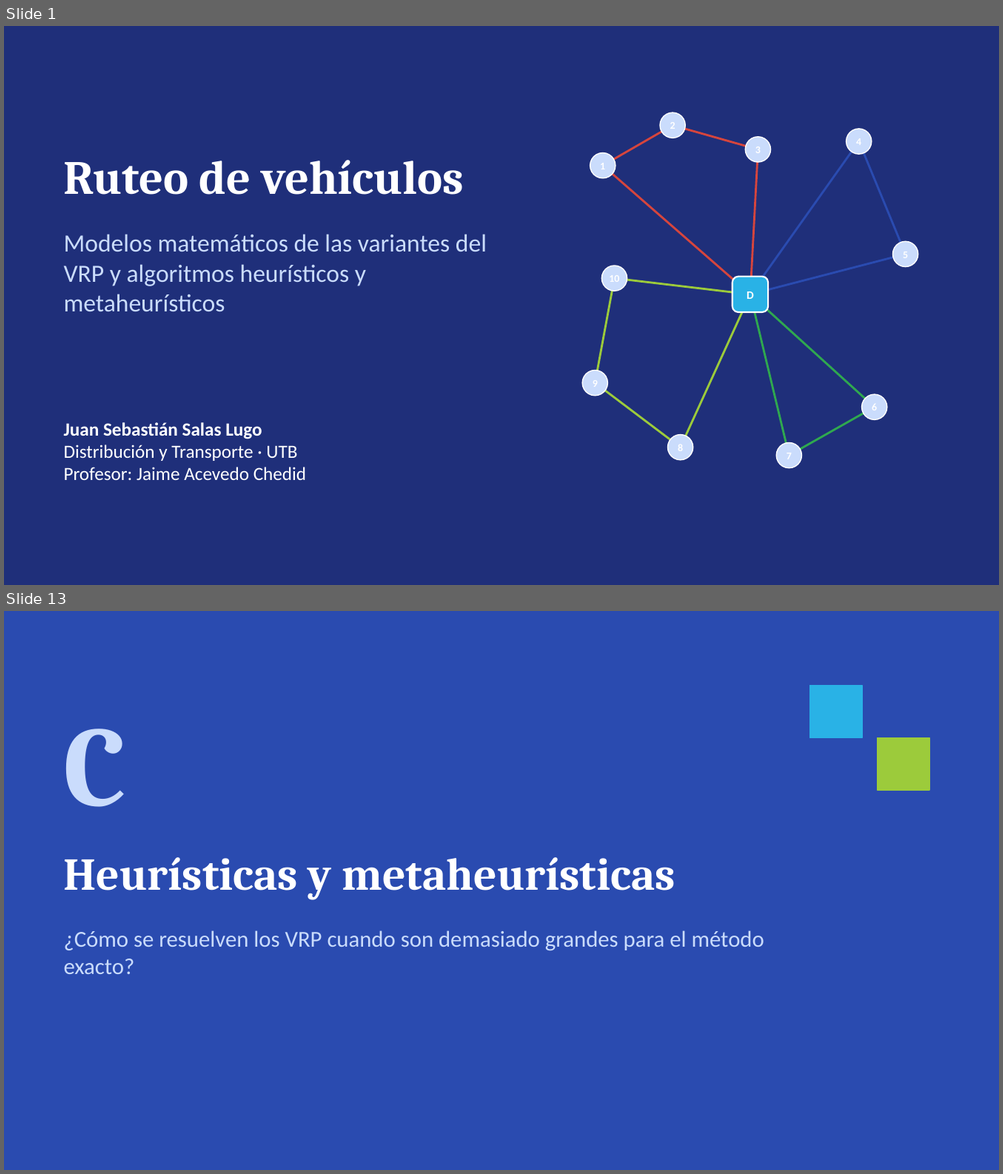
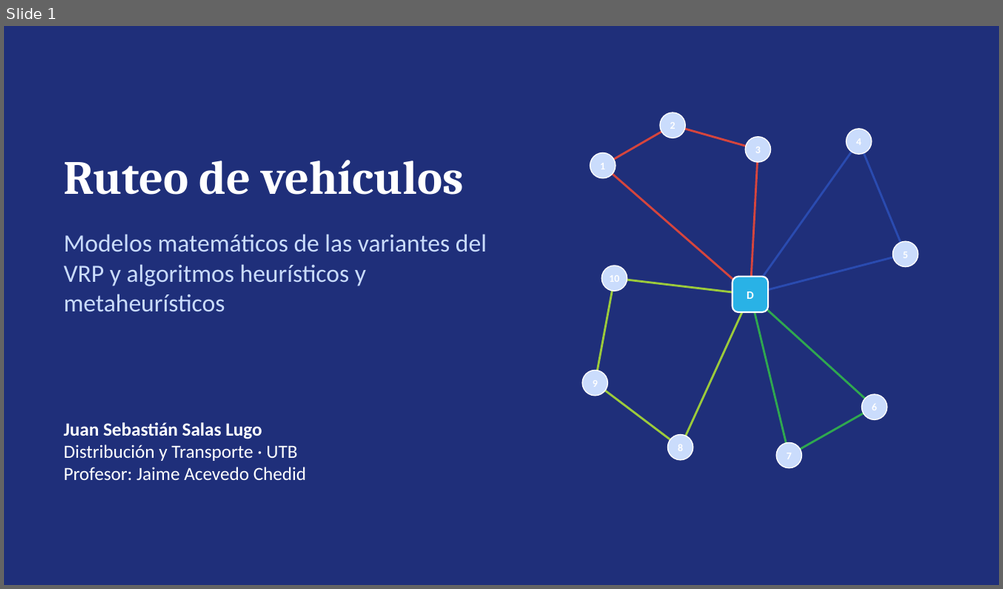
Before and after one commit to sebastianslg/grafosapp, a slide deck: Exposicion_Ruteo_de_Vehiculos.pptx. Shown one above the other, each under a label of ours: slides 1 and 13 before the commit, slide 1 after it; the slides between them are not shown. The pictures are 1003x1174 and 1003x589 pixels, drawn with LibreOffice and Linux fonts; fonts in the diff are those of the drawing. Boxes give left, top, right and bottom in pixels: in the first picture for what was removed or moved away, otherwise in the second. Text is boxed around its words. In the diff, an @@ line names an element or a change of style, - is before the commit and + after.

```diff
--- a/Exposicion_Ruteo_de_Vehiculos.pptx
+++ b/Exposicion_Ruteo_de_Vehiculos.pptx
@@ slide 13 removed at box(4, 611, 999, 1170), background #2A4BB0 @@
@@ rectangle removed at box(810, 686, 862, 738) @@
@@ text removed at box(64, 729, 127, 807) @@
-C
@@ rectangle removed at box(877, 738, 929, 790) @@
@@ text removed at box(64, 857, 674, 900) @@
-Heurísticas y metaheurísticas
@@ text removed at box(64, 931, 764, 974) @@
-¿Cómo se resuelven los VRP cuando son demasiado grandes para el método exacto?
```
Also in this commit, not shown: 13 slides changed, 14 other slides removed.
